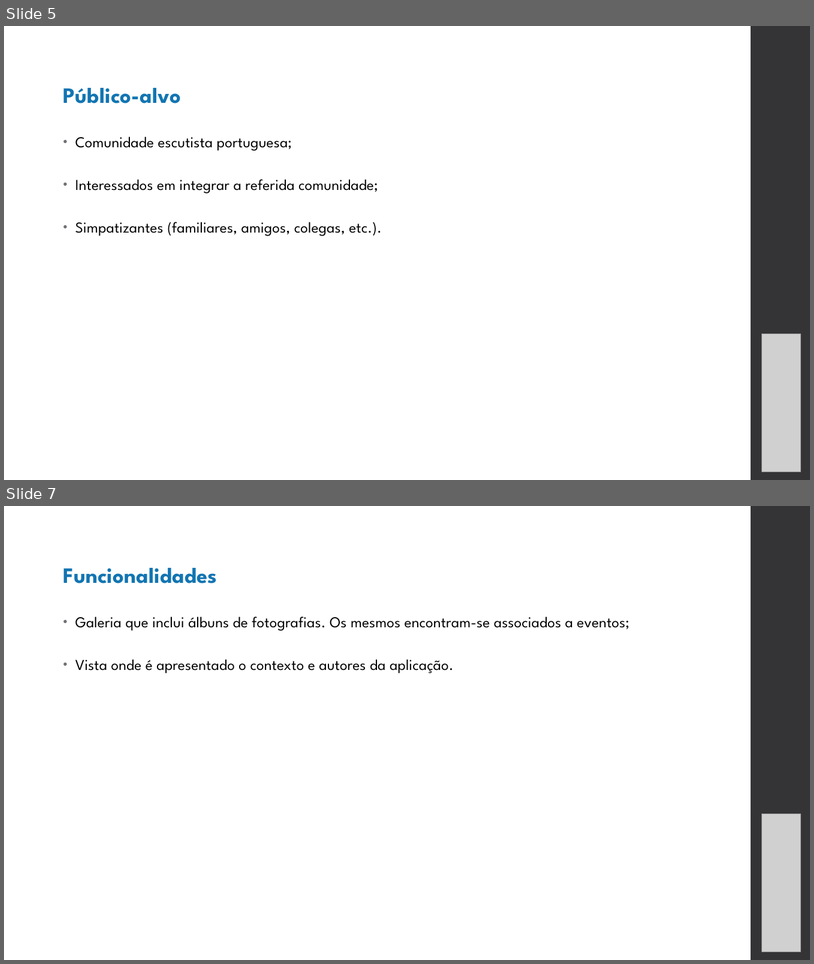
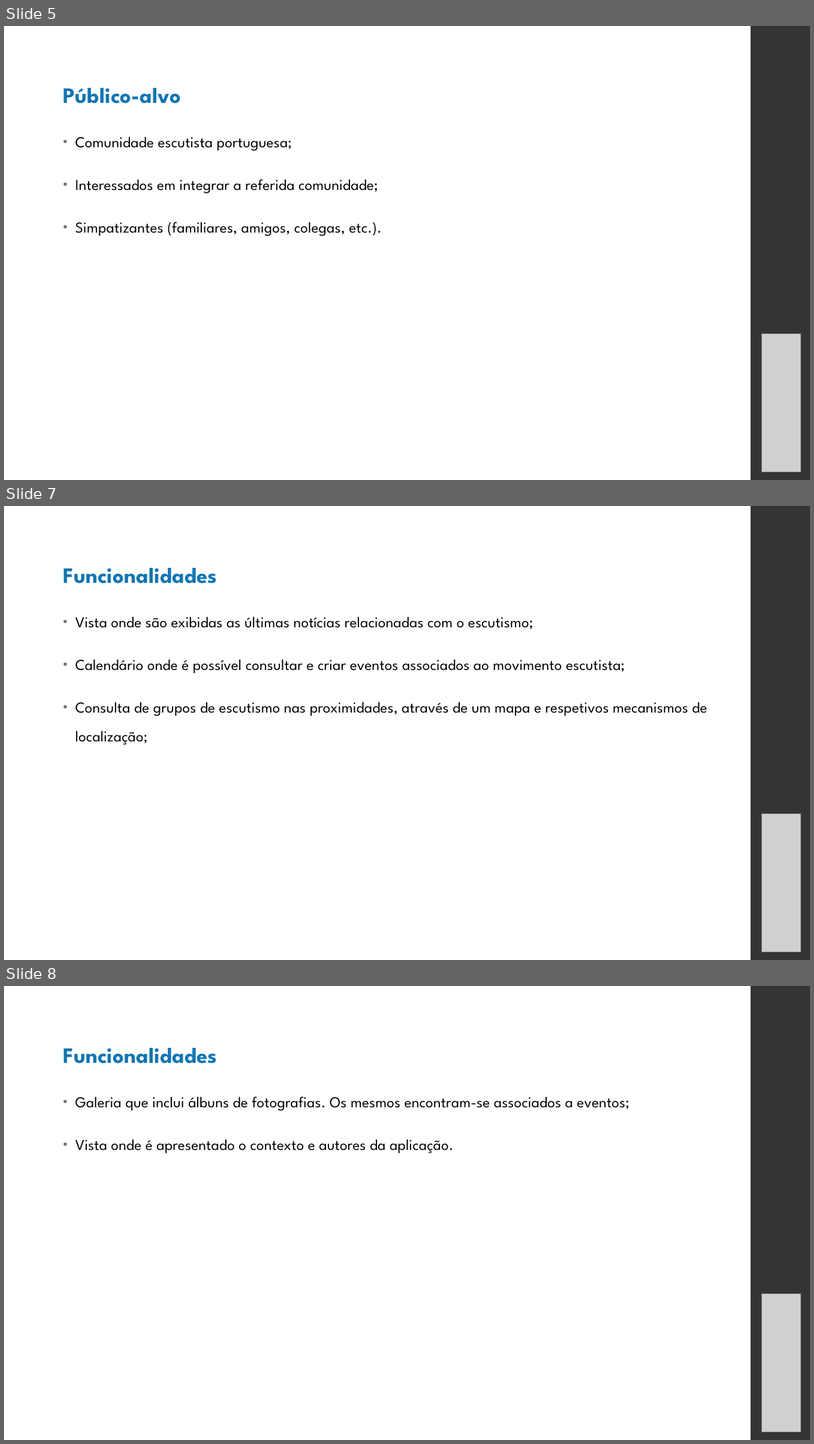
Before and after one commit to GitTiagoOliveira/escutas, a slide deck: docs/presentation.pptx. Shown one above the other, each under a label of ours: slides 5 and 7 before the commit, slides 5, 7 and 8 after it; the slides between them are not shown. The pictures are 814x964 and 814x1444 pixels, drawn with LibreOffice and Linux fonts; fonts in the diff are those of the drawing; grey boxes stand for pictures. Boxes give left, top, right and bottom in pixels: in the first picture for what was removed or moved away, otherwise in the second. Text is boxed around its words. In the diff, an @@ line names an element or a change of style, - is before the commit and + after.

```diff
--- a/docs/presentation.pptx
+++ b/docs/presentation.pptx
@@ slide 7 added at box(4, 506, 810, 960), background #FFFFFF; not listed: 1 template element that a slide beside it also shows @@
@@ text added at box(63, 568, 707, 745), 18 pt, text #000000 @@
+Funcionalidades
+• Vista onde são exibidas as últimas notícias relacionadas com o escutismo;
+• Calendário onde é possível consultar e criar eventos associados ao movimento escutista;
+• Consulta de grupos de escutismo nas proximidades, através de um mapa e respetivos mecanismos de localização;
@@ picture added at box(762, 814, 801, 952) @@
@@ what was slide 7 is now slide 8 @@
```
Also in this commit, not shown: 1 slide changed, 2 other files.
